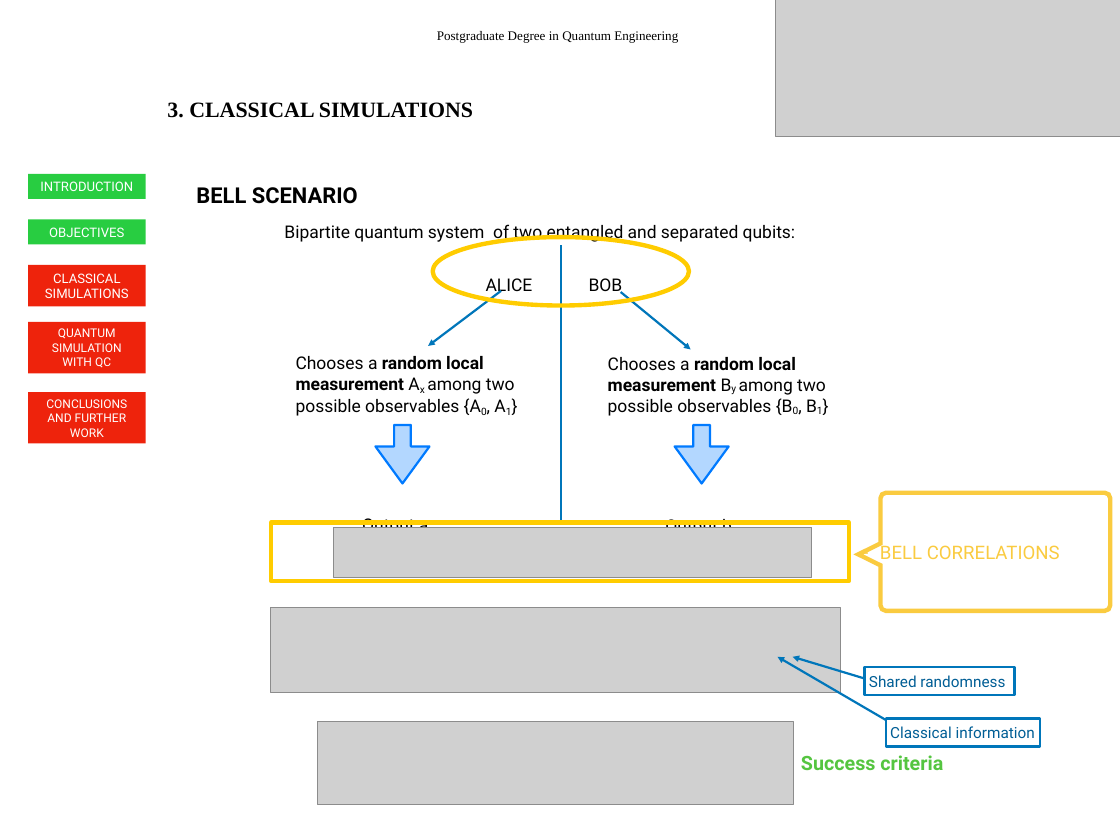
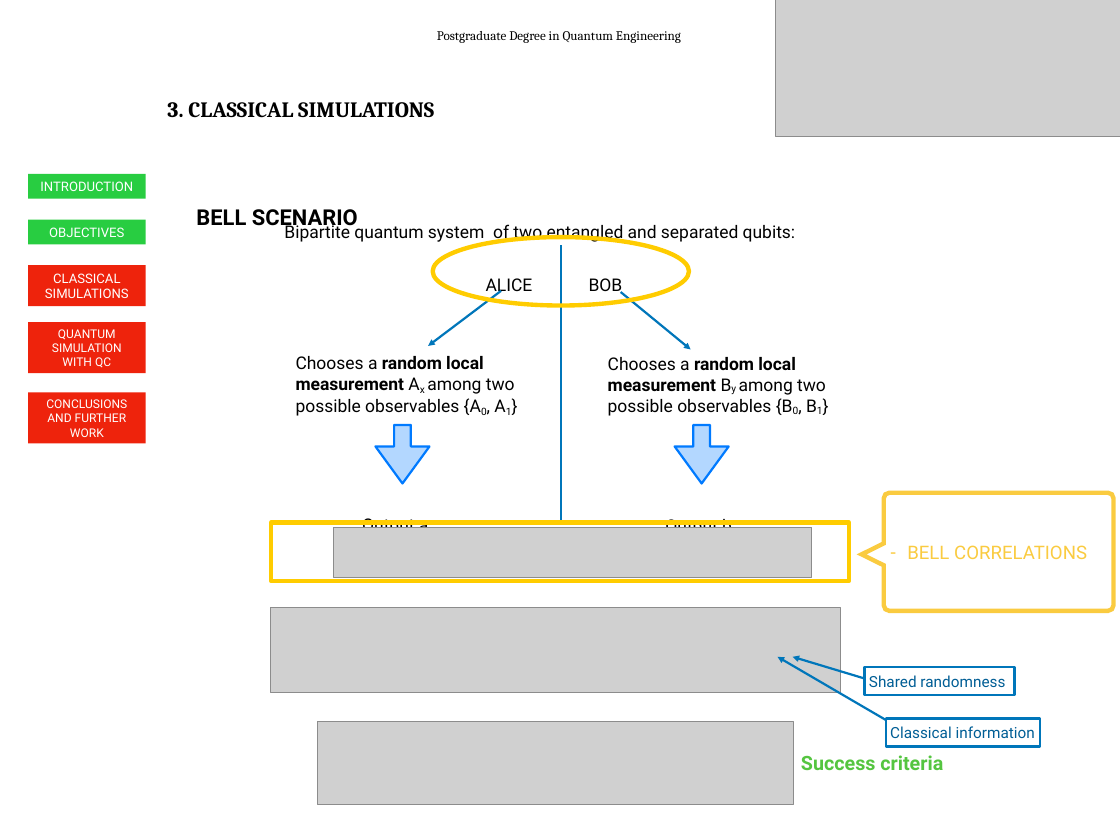
Before and after one commit to inaki-ortizdelandaluce/qubit-communication-simulations, a slide deck: slide 11 of key/SimulationsOfQubitCommunication-slides.pptx. Drawn at 1120x840 pixels with LibreOffice and Linux fonts; fonts in the diff are those of the drawing; grey boxes stand for pictures. Boxes give left, top, right and bottom in pixels: in the first picture for what was removed or moved away, otherwise in the second. Text is boxed around its words. In the diff, an @@ line names an element or a change of style, - is before the commit and + after.

```diff
--- a/key/SimulationsOfQubitCommunication-slides.pptx
+++ b/key/SimulationsOfQubitCommunication-slides.pptx
@@ text "Postgraduate Degree in Quantum Engineering" at box(437, 31, 681, 43): font Times New Roman to Cambria @@
@@ text "3. CLASSICAL SIMULATIONS" at box(167, 102, 434, 118): font Times New Roman to Cambria @@
@@ text "BELL SCENARIO" rewrapped from box(196, 187, 358, 204) to box(196, 209, 358, 231) @@
@@ freeform shape removed at box(859, 493, 1111, 611) @@
-– BELL CORRELATIONS
@@ freeform shape added at box(862, 493, 1114, 611), outline #FACB40 4 pt @@
@@ text added at box(907, 545, 1087, 559), 17 pt, text #FACB40 @@
+– BELL CORRELATIONS
```
Also in this commit, not shown: 31 other slides changed.
